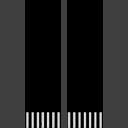
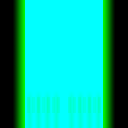
Before/after of a 128px x 128px layered artwork. What changed in the layer stack:
hid group "Main" (4 layers) over (0, 0, 128, 128)
removed layer "Layer 2" from group "Main" over (24, 0, 104, 128)
removed layer "Layer 4" from group "Main" over (26, 112, 102, 128)
renamed "Median copy" to "Sidewalks", painted on it over (0, 0, 128, 128)
removed layer "Layer 1" from group "Main" over (0, 0, 128, 128)
renamed "Median" to "Sidewalks", opacity 60% → 100%, moved it above "Median", painted on it over (12, 0, 116, 128)
renamed "Layer 3" to "Median", hid it over (61, 0, 67, 128)
renamed "Segment _Asphalt" to "Node_Crosswalks", opacity 100% → 10%, moved it above "Node_Tears", painted on it over (25, 0, 103, 128)
showed "Node_Tears", painted on it over (26, 90, 102, 128)
hid "Segment_Tears" over (26, 0, 102, 128)
renamed "Node _Asphalt" to "Asphalt", showed it over (25, 0, 103, 128)
